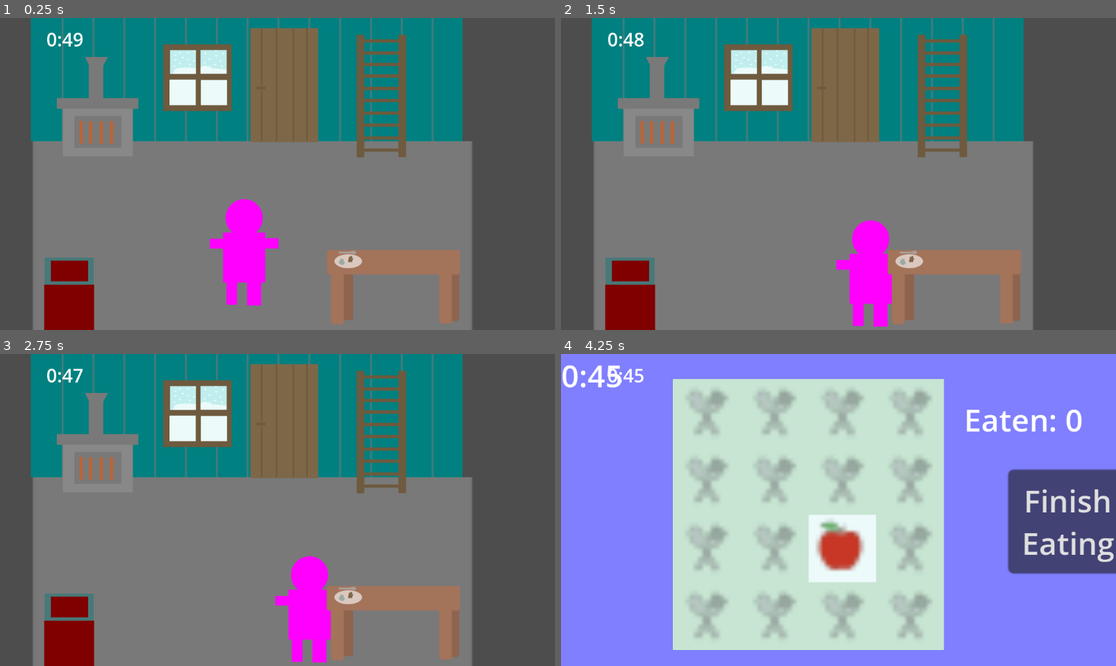
Above: before the commit, frames 1-4 (two rows, left to right).
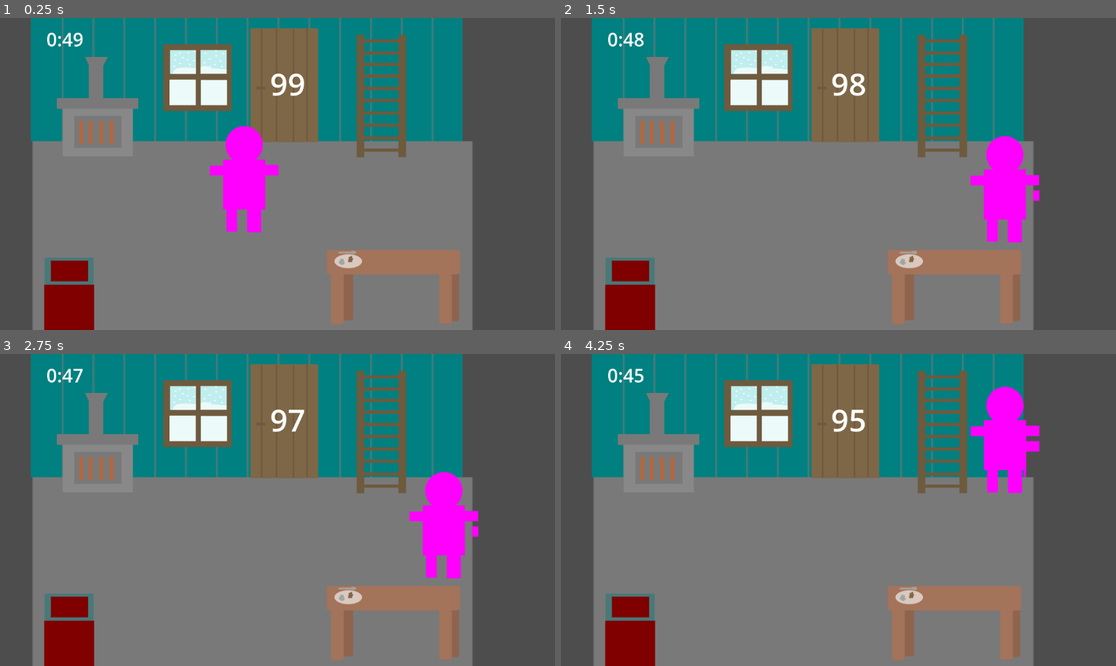
Above: after the commit, the same moments.

Repository: acfielder/FrozenCabin
Game: Godot game, scene res://test_level.tscn
The game is run twice, just before and just after one commit, with the same random seed, the same clock (stepped at 60 frames per second) and the same inputs.
Inputs (mouse positions are in pixels of both pictures, inside the frame that each line leads up to):
- Up to frame 1 (0.25 s): no input
- Up to frame 2 (1.5 s): tap Enter at 0.5 s; move the mouse to (960, 158) at 0.52 s; hold Right (right) 0.53-1.28 s; hold E (SceneOpen) 0.53-1.28 s; click (960, 158) at 0.67 s; tap P (test, bound only after the commit) at 0.8, 1.35 s; move the mouse to (727, 189) at 1.27 s; hold Down (down) from 1.28 s (still down)
- Up to frame 3 (2.75 s): tap E (SceneOpen) at 1.55 s; release Down (down) at 2 s; click (505, 522) at 2 s, where only the run before the commit has a clickable "Finish Eating"
- Up to frame 4 (4.25 s): tap Space at 2.75 s; move the mouse to (894, 441) at 2.77 s; hold Right (right) 2.78-3.53 s; hold E (SceneOpen) 2.78-3.53 s; tap P (test, bound only after the commit) at 3.05, 3.6 s; tap Enter at 3.5 s; move the mouse to (810, 572) at 3.52 s; hold Up (up) from 3.53 s (still down); click (810, 572) at 3.67 s; tap E (SceneOpen) at 3.8 s

The runs differ from the first frame. In frame 1, 4.0% of the frame differs, in the area x 37-55%, y 17-93%; in frame 2, 4.9%; in frame 3, 4.8%; in frame 4, 100%, in the area x 0-100%, y 0-100%.
Error after the commit: Invalid access to property or key 'timer_text' on a base object of type 'Node2D (test_level.gd)'. (res://LevelScenes/door_scenetest.gd:21)

Commit message:
min changes, vital for scene changes

Diff:
--- a/LevelScenes/bed_scene.gd
+++ b/LevelScenes/bed_scene.gd
@@ -13,8 +13,8 @@
 
 # Called every frame. 'delta' is the elapsed time since the previous frame.
 func _process(delta):
-	$BedOverallTimer.text = get_node("/root/Node2D").timer_text
-
+	#$BedOverallTimer.text = get_node("/root/Node2D").timer_text
+	pass
 
 
 func _on_bed_close_pressed():
--- a/LevelScenes/door_scenetest.gd
+++ b/LevelScenes/door_scenetest.gd
@@ -1,18 +1,26 @@
 extends Control
 
+var test_num = 0
+var stlevel
 
 # Called when the node enters the scene tree for the first time.
 func _ready():
-	#$DoorOverallTimer.text = $root/Node2D/OverallTimer.text # Replace with function body.
-	pass
+	$Score.text = str(0)
 
 func _input(event):
 	if event.is_action_pressed("SceneOpen") && get_node("/root/Node2D/MainDude").get("collision_check_door"):
-		get_node("/root/Node2D/DoorScenetest").show()
+		#get_tree().change_scene_to_file("res://LevelScenes/door_scenetest.tscn")
+		stlevel = load("res://LevelScenes/door_scenetest.tscn").instantiate()
+		get_tree().get_root().add_child(stlevel)
 		get_node("/root/Node2D/MainDude").collision_check_door = false
+
+	if event.is_action_pressed("test"):
+		test_num = test_num +1
 
 func _process(delta):
 	$DoorOverallTimer.text = get_node("/root/Node2D").timer_text
+	$Score.text = str(test_num)
 
 func _on_door_close_pressed():
-		get_node("/root/Node2D/DoorScenetest").hide()
+		#get_tree().change_scene_to_file("res://test_level.tscn")
+		queue_free()
--- a/LevelScenes/door_scenetest.tscn
+++ b/LevelScenes/door_scenetest.tscn
@@ -3,7 +3,6 @@
 [ext_resource type="Script" path="res://LevelScenes/door_scenetest.gd" id="1_ig7qm"]
 
 [node name="DoorScenetest" type="Control"]
-visible = false
 layout_mode = 3
 anchors_preset = 0
 offset_right = 40.0
@@ -25,7 +24,18 @@
 
 [node name="DoorOverallTimer" type="Label" parent="."]
 layout_mode = 0
-offset_right = 40.0
-offset_bottom = 23.0
+offset_left = 40.0
+offset_top = 55.0
+offset_right = 80.0
+offset_bottom = 78.0
+text = "00"
+
+[node name="Score" type="Label" parent="."]
+layout_mode = 0
+offset_left = 107.0
+offset_top = 65.0
+offset_right = 147.0
+offset_bottom = 88.0
+text = "mm"
 
 [connection signal="pressed" from="DoorClose" to="." method="_on_door_close_pressed"]
--- a/LevelScenes/eat_scene.gd
+++ b/LevelScenes/eat_scene.gd
@@ -14,8 +14,8 @@
 
 # Called every frame. 'delta' is the elapsed time since the previous frame.
 func _process(delta):
-	$EatOverallTimer.text = get_node("/root/Node2D").timer_text
-
+	#$EatOverallTimer.text = get_node("/root/Node2D").timer_text
+	pass
 
 func _on_eat_close_pressed():
 	get_node("/root/Node2D/EatScene").hide()
--- a/LevelScenes/roof_scene.gd
+++ b/LevelScenes/roof_scene.gd
@@ -11,8 +11,8 @@
 
 # Called every frame. 'delta' is the elapsed time since the previous frame.
 func _process(delta):
-	$RoofOverallTimer.text = get_node("/root/Node2D").timer_text
-
+	#$RoofOverallTimer.text = get_node("/root/Node2D").timer_text
+	pass
 
 func _on_roof_close_pressed():
 	get_node("/root/Node2D/RoofScene").hide()
--- /dev/null
+++ b/global.gd
@@ -0,0 +1,12 @@
+extends Node
+
+const home = "res://test_level.tscn"
+
+# Called when the node enters the scene tree for the first time.
+func _ready():
+	pass # Replace with function body.
+
+
+# Called every frame. 'delta' is the elapsed time since the previous frame.
+func _process(delta):
+	pass
--- a/project.godot
+++ b/project.godot
@@ -14,6 +14,11 @@
 run/main_scene="res://test_level.tscn"
 config/features=PackedStringArray("4.1", "Mobile")
 config/icon="res://icon.svg"
+
+[autoload]
+
+global="*res://global.gd"
+TestLevel="*res://test_level.tscn"
 
 [display]
 
@@ -47,6 +52,11 @@
 "events": [Object(InputEventKey,"resource_local_to_scene":false,"resource_name":"","device":-1,"window_id":0,"alt_pressed":false,"shift_pressed":false,"ctrl_pressed":false,"meta_pressed":false,"pressed":false,"keycode":0,"physical_keycode":69,"key_label":0,"unicode":101,"echo":false,"script":null)
 ]
 }
+test={
+"deadzone": 0.5,
+"events": [Object(InputEventKey,"resource_local_to_scene":false,"resource_name":"","device":-1,"window_id":0,"alt_pressed":false,"shift_pressed":false,"ctrl_pressed":false,"meta_pressed":false,"pressed":false,"keycode":0,"physical_keycode":80,"key_label":0,"unicode":112,"echo":false,"script":null)
+]
+}
 
 [rendering]
 
--- a/test_level.gd
+++ b/test_level.gd
@@ -1,18 +1,17 @@
 extends Node2D
-
-@export var timer_text: String
 
 
 # Called when the node enters the scene tree for the first time.
 func _ready():
 	$OverallTimer.start()
+	$DoorTimer.start()
 
 
 # Called every frame. 'delta' is the elapsed time since the previous frame.
 func _process(delta):
 	#$TimeLeftLabel.text= str($Timer.time_left)
 	$TimeLeftLabel.text = "%d:%02d" % [floor($OverallTimer.time_left / 60), int($OverallTimer.time_left) % 60]
-	timer_text = $TimeLeftLabel.text
+	$DoorLevelMain.text = str(floor($DoorTimer.time_left))
 
 
 func _on_timer_timeout():
--- a/test_level.tscn
+++ b/test_level.tscn
@@ -2813,9 +2813,10 @@
 
 [node name="EatScene" parent="." instance=ExtResource("11_211uf")]
 
+[node name="RoofScene" parent="." instance=ExtResource("14_1m80g")]
+
 [node name="DoorScenetest" parent="." instance=ExtResource("12_5o3w1")]
-
-[node name="RoofScene" parent="." instance=ExtResource("14_1m80g")]
+visible = false
 
 [node name="OverallTimer" type="Timer" parent="."]
 wait_time = 50.0
@@ -2833,4 +2834,14 @@
 offset_right = 40.0
 offset_bottom = 23.0
 
+[node name="DoorLevelMain" type="Label" parent="."]
+offset_left = 140.0
+offset_top = 23.0
+offset_right = 180.0
+offset_bottom = 49.0
+text = "0"
+
+[node name="DoorTimer" type="Timer" parent="."]
+wait_time = 100.0
+
 [connection signal="timeout" from="OverallTimer" to="." method="_on_timer_timeout"]
